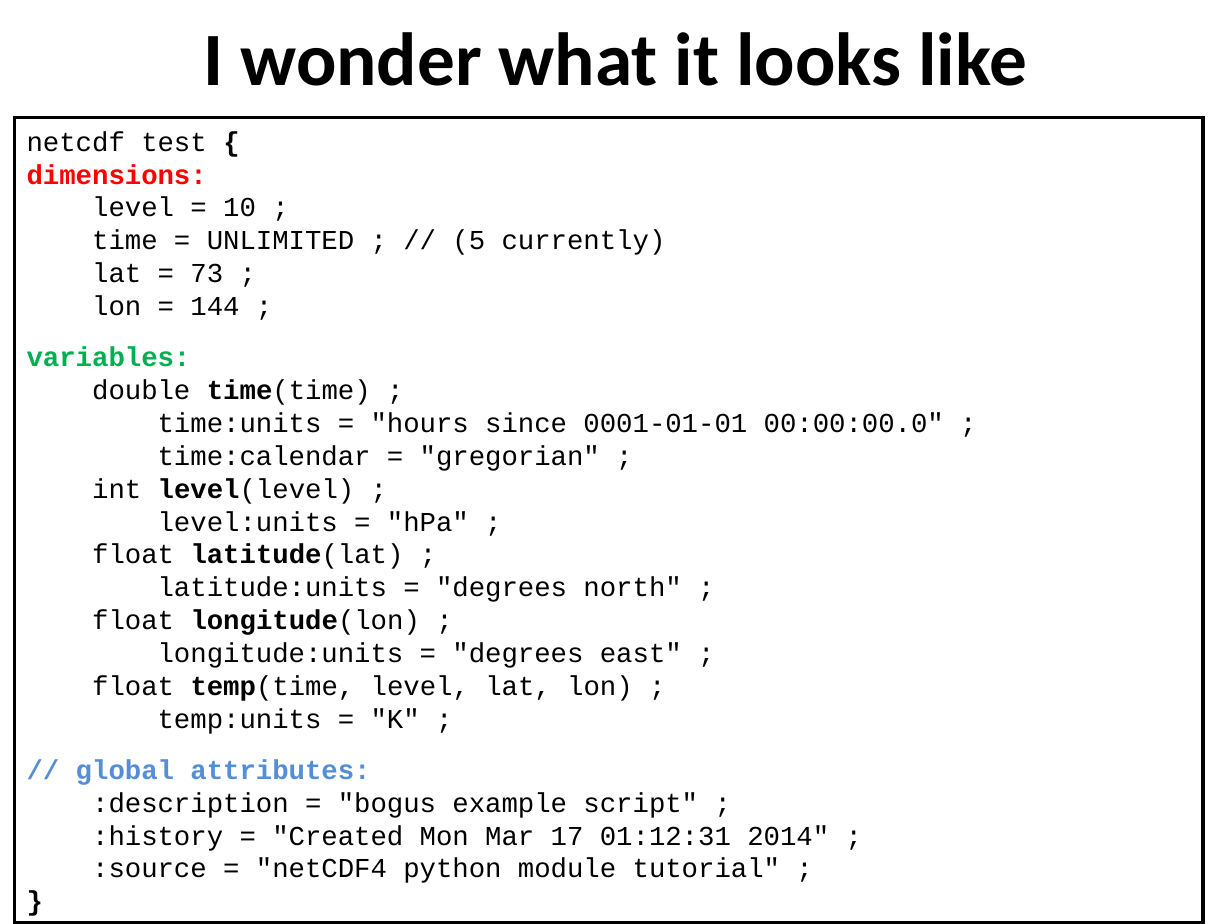
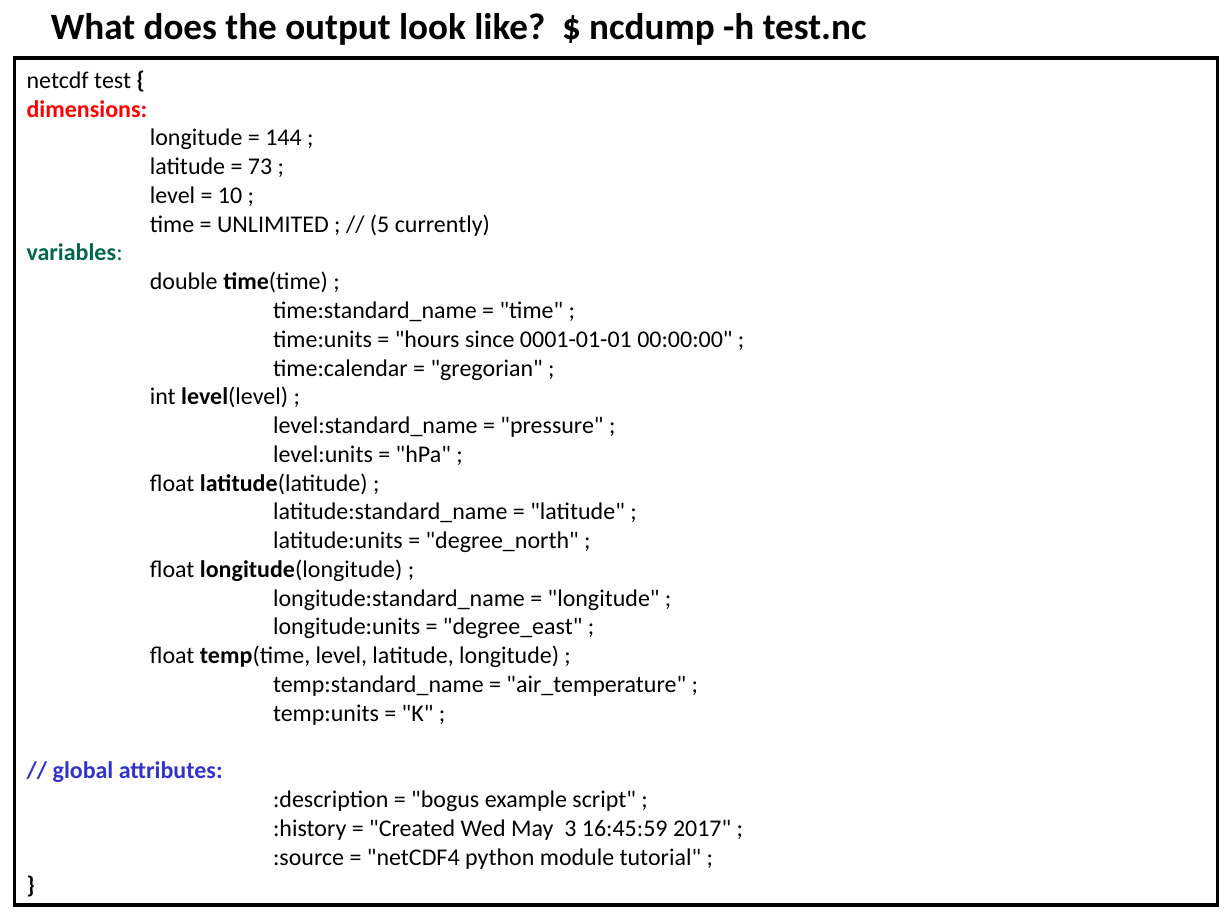
Before and after one commit to ncasuk/ncas-isc, a slide deck: slide 19 of python/presentations/read_write_data/11_create_netcdf_python.ppt (slide 21 before the commit). Drawn at 1232x924 pixels with LibreOffice and Linux fonts; fonts in the diff are those of the drawing; background and template pictures are left out. Boxes give left, top, right and bottom in pixels: in the first picture for what was removed or moved away, otherwise in the second. Text is boxed around its words. In the diff, an @@ line names an element or a change of style, - is before the commit and + after.

Commit message:
Improved netCDF4 writing presentation and example code (thanks to Andy).

```diff
--- a/python/presentations/read_write_data/11_create_netcdf_python.ppt
+++ b/python/presentations/read_write_data/11_create_netcdf_python.ppt
@@ text added at box(51, 13, 867, 45), 21.7 pt, text #000000, bold @@
+What does the output look like? $ ncdump -h test.nc
@@ rectangle "netcdf test {": place and size @@
-rectangle "netcdf test {" at box(15, 117, 1204, 922)
+rectangle "netcdf test {" at box(15, 58, 1217, 904)
@@ title removed at box(204, 32, 1027, 86) @@
-I wonder what it looks like
@@ text in rectangle at box(27, 71, 635, 811): size 16 to 14 pt, font Courier New to Calibri in "netcdf test {", "dimensions:", "level = 10 ;", "time = UNLIMITED ; // (5 currently)" and 8 more places; text colour #00B050 to #00664D, bold off in "variables:"; text colour #558ED5 to #3333CC in "// global attributes:" @@
@@ text in rectangle at box(150, 128, 301, 174): paragraphs added @@
+longitude = 144 ;
+latitude = 73 ;
@@ text in rectangle at box(92, 263, 239, 316): paragraphs removed @@
-lat = 73 ;
-lon = 144 ;
@@ text in rectangle at box(273, 301, 732, 347): text changed; size 16 to 14 pt; font Courier New to Calibri @@
-time:units = "hours since 0001-01-01 00:00:00.0" ;
+time:standard_name = "time" ;
+time:units = "hours since 0001-01-01 00:00:00" ;
@@ text in rectangle at box(273, 416, 603, 437): paragraph added @@
+level:standard_name = "pressure" ;
@@ text in rectangle at box(150, 473, 686, 696): text changed; size 16 to 14 pt; font Courier New to Calibri @@
-float latitude(lat) ;
-latitude:units = "degrees north" ;
-float longitude(lon) ;
-longitude:units = "degrees east" ;
-float temp(time, level, lat, lon) ;
+float latitude(latitude) ;
+latitude:standard_name = "latitude" ;
+latitude:units = "degree_north" ;
+float longitude(longitude) ;
+longitude:standard_name = "longitude" ;
+longitude:units = "degree_east" ;
+float temp(time, level, latitude, longitude) ;
+temp:standard_name = "air_temperature" ;
@@ text in rectangle at box(273, 819, 731, 869): text changed; size 16 to 14 pt; font Courier New to Calibri @@
-:history = "Created Mon Mar 17 01:12:31 2014" ;
-:source = "netCDF4 python module tutorial" ;
-}
+:history = "Created Wed May 3 16:45:59 2017" ;
+:source = "netCDF4 python module tutorial" ;
+}
```
Also in this commit, not shown: 17 other slides changed, 3 slides added, 4 slides removed, 3 other files.
